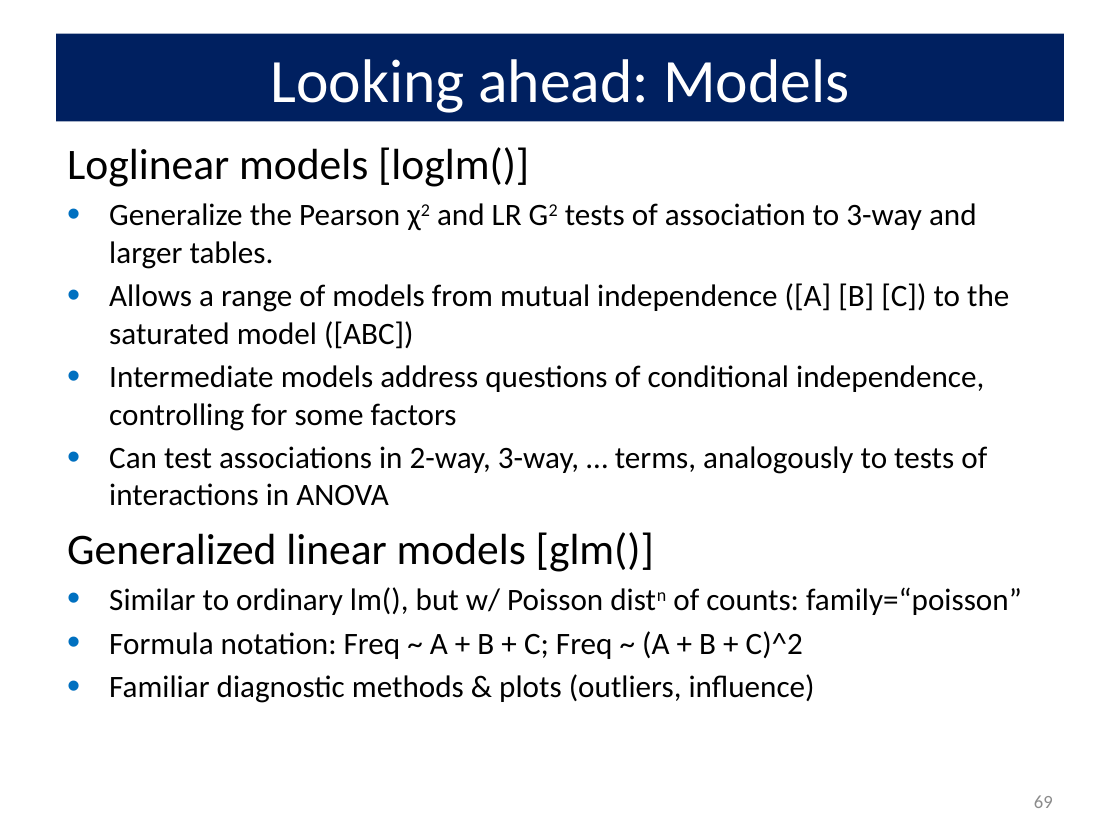
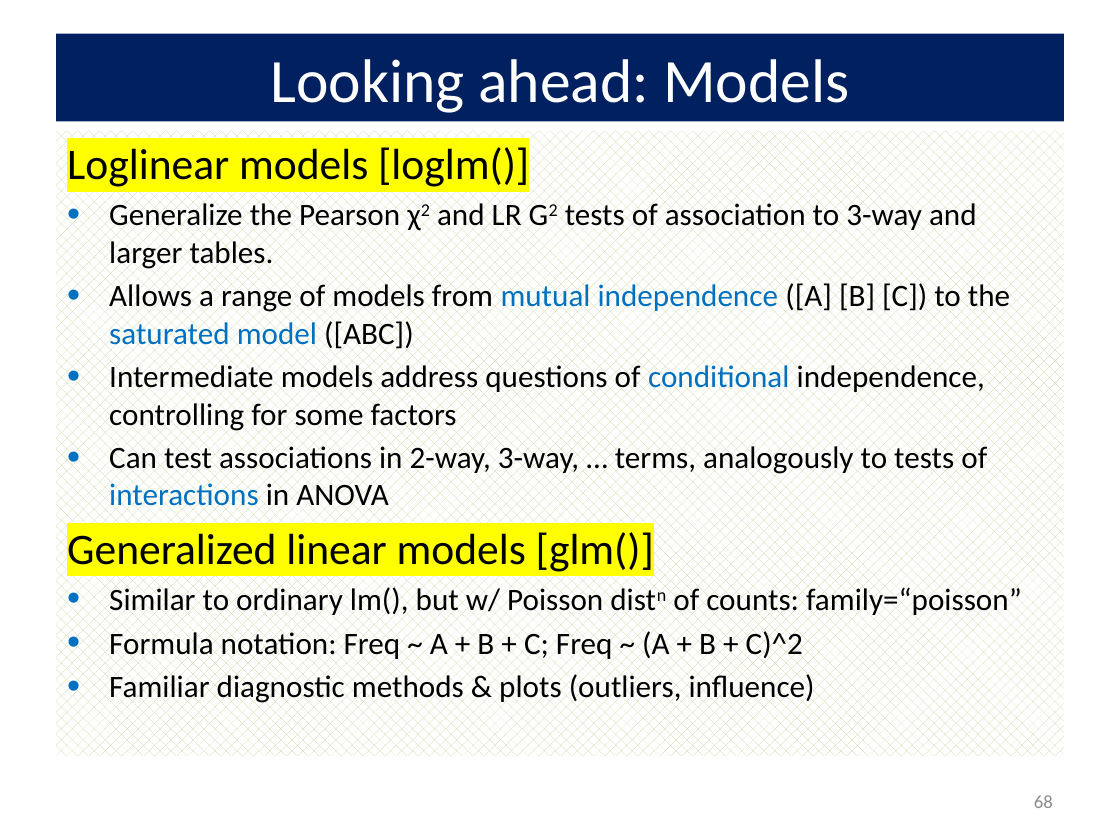
Before and after one commit to friendly/psy6136, a slide deck: slide 68 of docs/lectures/03-Twoway1.pptx (slide 69 before the commit). Drawn at 1120x840 pixels with LibreOffice and Linux fonts; fonts in the diff are those of the drawing. Boxes give left, top, right and bottom in pixels: in the first picture for what was removed or moved away, otherwise in the second. Text is boxed around its words. In the diff, an @@ line names an element or a change of style, - is before the commit and + after.

```diff
--- a/docs/lectures/03-Twoway1.pptx
+++ b/docs/lectures/03-Twoway1.pptx
@@ text at bbox=[67, 147, 1010, 572]: highlight none to #FFFF00 in "Loglinear models [loglm()]", "Generalized linear models [glm()]"; text colour #000000 to #0070C0 in "mutual independence saturated model", "conditional", "interactions" @@
@@ page number at bbox=[1034, 795, 1053, 808]: text changed @@
-69
+68
```
Also in this commit, not shown: 7 other slides changed, 1 slide removed, 15 other files.
